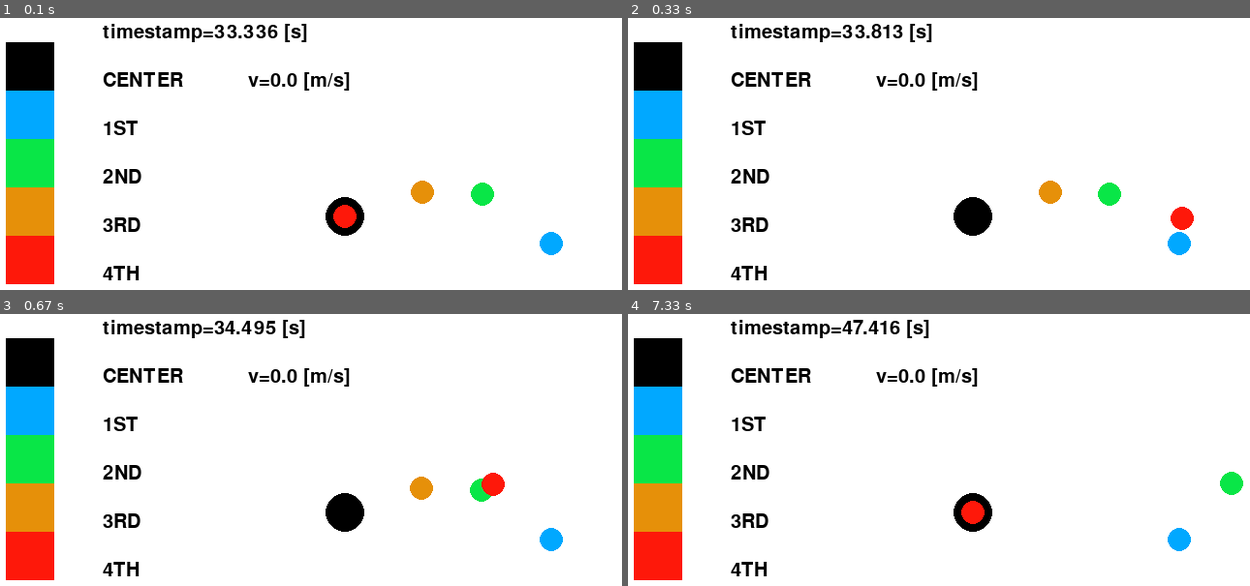
Above: before the commit, frames 1-4 (two rows, left to right).
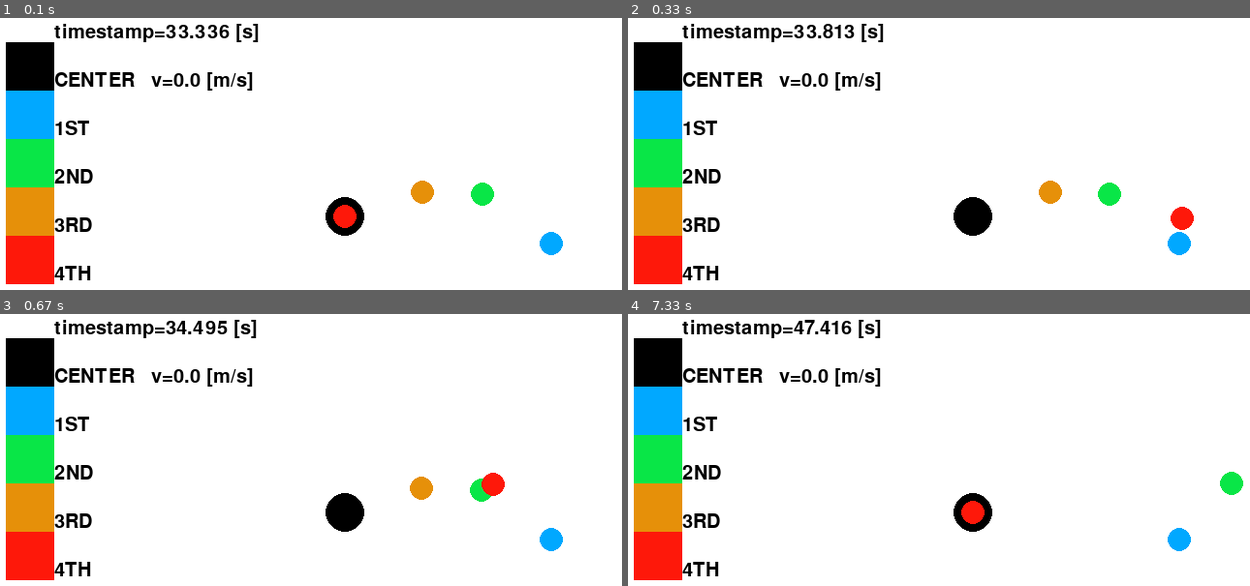
Above: after the commit, the same moments.

Repository: jagger-en/pixel-pirates
Game: pygame game, started from pygame_test.py
Same seed, same stepped clock (60 frames per second), same inputs: the game is played once before the commit and once after it.
Inputs:
- Up to frame 1 (0.1 s): no input
- Up to frame 2 (0.33 s): no input
- Up to frame 3 (0.67 s): no input
- Up to frame 4 (7.33 s): no input

The runs differ from the first frame. In frame 1, 4.3% of the frame differs, in the area x 8-57%, y 2-97%; in frame 2, 4.2%; in frame 3, 4.2%; in frame 4, 4.2%.

Commit message:
Reposition text

Diff:
--- a/pygame_test.py
+++ b/pygame_test.py
@@ -80,33 +80,33 @@
                 screen.blit(text, textRect)
 
             timestamp = f"timestamp={point['t']:.5} [s]"
-            create_text(timestamp, 20, (150, 100))
+            create_text(timestamp, 20, (100, 100))
 
             velocity_of_vehicle = f"v={point['v']:.5} [m/s]"
-            create_text(velocity_of_vehicle, 20, (300, 150))
+            create_text(velocity_of_vehicle, 20, (200, 150))
 
             ##
             # Legend
             ##
             pygame.draw.rect(screen, COLOR_CENTER,
                              pygame.Rect(50, 120, 50, 50))
-            create_text('CENTER', 20, (150, 100+50*1))
+            create_text('CENTER', 20, (100, 100+50*1))
 
             pygame.draw.rect(screen, COLOR_1ST,
                              pygame.Rect(50, 120+50*1, 50, 50))
-            create_text('1ST', 20, (150, 100+50*2))
+            create_text('1ST', 20, (100, 100+50*2))
 
             pygame.draw.rect(screen, COLOR_2ND,
                              pygame.Rect(50, 120+50*2, 50, 50))
-            create_text('2ND', 20, (150, 100+50*3))
+            create_text('2ND', 20, (100, 100+50*3))
 
             pygame.draw.rect(screen, COLOR_3RD,
                              pygame.Rect(50, 120+50*3, 50, 50))
-            create_text('3RD', 20, (150, 100+50*4))
+            create_text('3RD', 20, (100, 100+50*4))
 
             pygame.draw.rect(screen, COLOR_4TH,
                              pygame.Rect(50, 120+50*4, 50, 50))
-            create_text('4TH', 20, (150, 100+50*5))
+            create_text('4TH', 20, (100, 100+50*5))
 
         pygame.display.flip()
         clock.tick(FPS)
